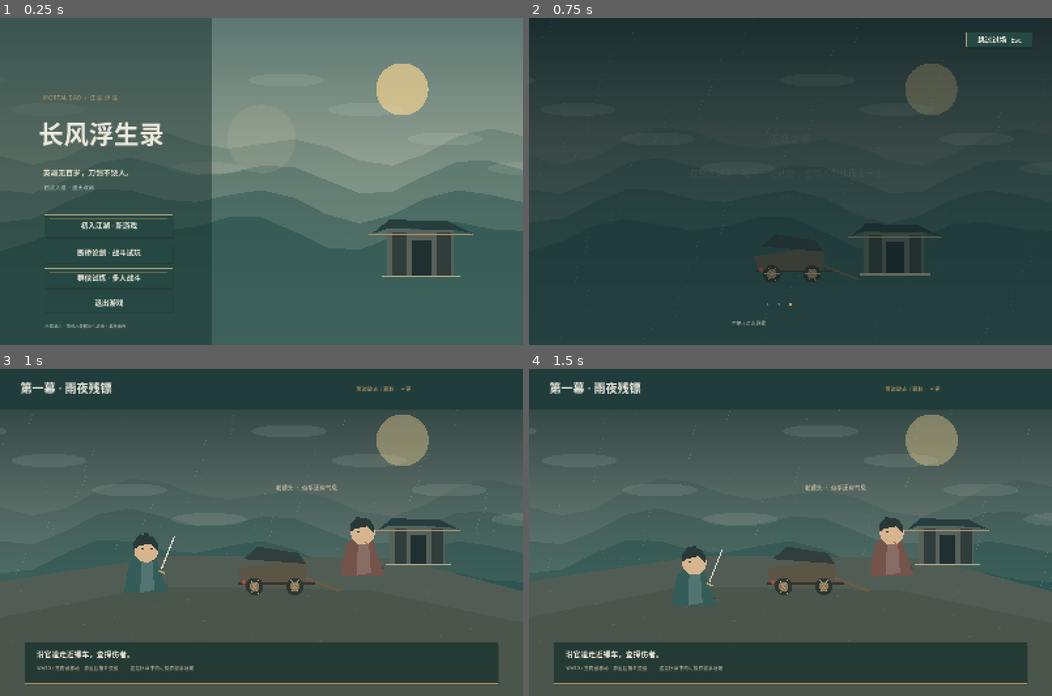
Above: before the commit, frames 1-4 (two rows, left to right).
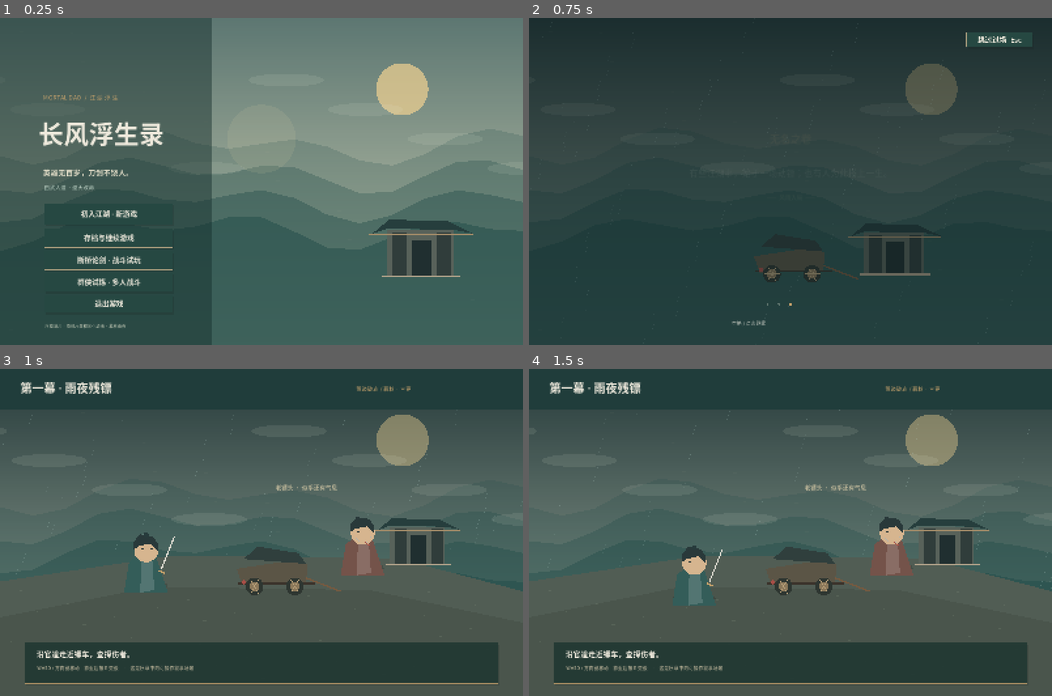
Above: after the commit, the same moments.

Repository: yup-21/game-dev
Game: Godot game, scene res://opening.tscn
Same seed, same stepped clock (60 frames per second), same inputs: the game is played once before the commit and once after it.
Inputs (mouse positions are in pixels of both pictures, inside the frame that each line leads up to):
- Up to frame 1 (0.25 s): no input
- Up to frame 2 (0.75 s): tap Enter at 0.5, 0.6 s; move the mouse to (905, 165) at 0.52 s; hold D from 0.53 s (still down); click (905, 165) at 0.67 s
- Up to frame 3 (1 s): keep holding D; tap Space at 0.77 s
- Up to frame 4 (1.5 s): move the mouse to (685, 548) at 1.27 s; release D at 1.28 s; hold S from 1.28 s (still down); tap Q at 1.35 s

The runs differ from the first frame. In frame 1, 1.9% of the frame differs, in the area x 8-33%, y 56-89%; in frame 2, nothing differs; in frame 3, nothing differs; in frame 4, nothing differs.

Commit message:
Add narrative checkpoints, F5 save access and title save/load navigation

Diff:
--- a/demos/changfeng-battle/scripts/opening_flow.gd
+++ b/demos/changfeng-battle/scripts/opening_flow.gd
@@ -32,6 +32,20 @@
 	if not story.load_error.is_empty():
 		push_error(story.load_error)
 		return
+	var session=_session()
+	if session!=null and session.phase=="story":
+		var checkpoint: Dictionary=session.opening_checkpoint
+		story.begin()
+		if not checkpoint.is_empty():
+			var restore: String=str(checkpoint.get("phase","cinematic"))
+			if restore in ["cinematic","explore","dialogue","complete"]:
+				story.phase=restore
+				story.cinematic_index=clampi(int(checkpoint.get("cinematic_index",0)),0,story.data.cinematic.size()-1)
+				var node: String=str(checkpoint.get("dialogue_id",""))
+				if restore=="dialogue" and story.nodes.has(node): story.dialogue_id=node
+				elif restore=="dialogue": story.phase="explore"
+				story.obtained_fragment=bool(checkpoint.get("obtained_fragment",false))
+				player_pos=Vector2(float(checkpoint.get("player_x",405)),float(checkpoint.get("player_y",593)))
 	print("CHANGFENG_OPENING_READY chapter=", story.data.id)
 	if "--opening-visual-check" in OS.get_cmdline_user_args():
 		call_deferred("_run_visual_check")
@@ -65,6 +79,13 @@
 func _session():
 	return get_node_or_null("/root/GameSession")
 
+func _checkpoint() -> void:
+	var session=_session()
+	if session==null or session.phase!="story": return
+	session.opening_checkpoint={"phase":story.phase,"cinematic_index":story.cinematic_index,
+		"dialogue_id":story.dialogue_id,"obtained_fragment":story.obtained_fragment,
+		"player_x":player_pos.x,"player_y":player_pos.y}
+
 func _enter_new_game() -> void:
 	sound.cue("menu")
 	var session=_session()
@@ -130,6 +151,11 @@
 				message_left=3.0
 		"party": call_deferred("_change_scene","res://party_battle.tscn")
 		"quit": get_tree().quit()
+		"save":
+			_checkpoint()
+			var session=_session()
+			if session!=null: session.management_return="res://opening.tscn"
+			call_deferred("_change_scene","res://save_slots.tscn")
 		"menu":
 			story.reset()
 			var session=_session()
@@ -144,6 +170,9 @@
 func _input(event: InputEvent) -> void:
 	if event is InputEventMouseMotion: mouse_pos = event.position
 	if event is InputEventKey and event.pressed and not event.echo:
+		if event.keycode==KEY_F5:
+			_action("save")
+			return
 		match story.phase:
 			"menu":
 				if event.keycode in [KEY_ENTER, KEY_SPACE]: _action("start")
@@ -306,10 +335,11 @@
 	draw_line(Vector2(126,424),Vector2(618,424),GOLD,2)
 	_text(Vector2(132,482),"英雄无百岁，刀剑不饶人。",23,Color("e1dcc7"),true)
 	_text(Vector2(135,524),"由武入道 · 逆天改命",17,Color("bbcfc3"))
-	_button(Rect2(137,602,391,67),"初入江湖 · 新游戏","start",true)
-	_button(Rect2(137,689,391,59),"断桥论剑 · 战斗试玩","duel",true)
-	_button(Rect2(137,766,391,59),"群侠试炼 · 多人战斗","party",true)
-	_button(Rect2(137,844,391,56),"退出游戏","quit",true)
+	_button(Rect2(137,568,391,64),"初入江湖 · 新游戏","start",true)
+	_button(Rect2(137,645,391,57),"存档与继续游戏","save",true)
+	_button(Rect2(137,713,391,57),"断桥论剑 · 战斗试玩","duel",true)
+	_button(Rect2(137,780,391,57),"群侠试炼 · 多人战斗","party",true)
+	_button(Rect2(137,848,391,53),"退出游戏","quit",true)
 	_text(Vector2(138,947),"序章演示 · 原创水墨程序化动画 · 暮秋雨夜",13,Color("c3c9b6"))
 
 func _draw_cinematic() -> void:
